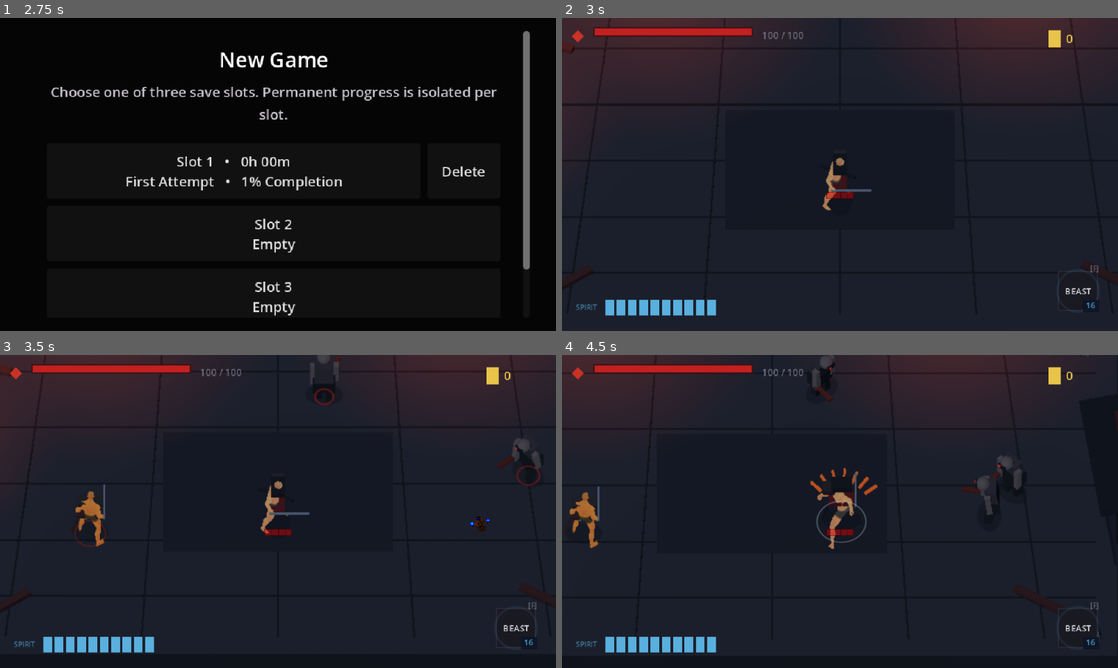
Above: before the commit, frames 1-4 (two rows, left to right).
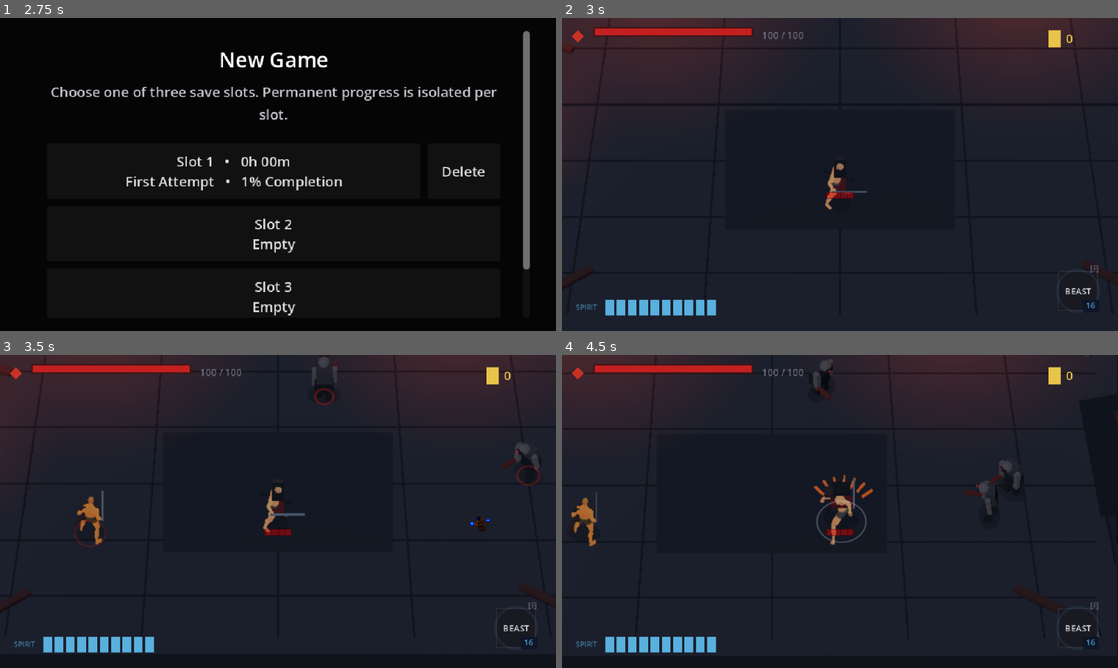
Above: after the commit, the same moments.

Repository: seancl8611/oathbound
Game: Godot game, scene res://TitleScreen/menu.tscn
Same seed, same stepped clock (60 frames per second), same inputs: the game is played once before the commit and once after it. Sound files missing from this copy of the repository are replaced by a short silence.
Inputs (mouse positions are in pixels of both pictures, inside the frame that each line leads up to):
- Up to frame 1 (2.75 s): click "New Game" at 0.5 s; click "Slot 1 • 0h 00m First Attempt…" at 1.25 s; click "Cancel" at 2 s
- Up to frame 2 (3 s): click "Slot 2 Empty" at 2.75 s
- Up to frame 3 (3.5 s): no input
- Up to frame 4 (4.5 s): tap Enter (ui_accept) at 3.5, 3.77 s; move the mouse to (962, 495) at 3.52 s; press the mouse at (962, 495) at 3.53 s; hold D (right) 3.53-4.25 s; release the mouse at (962, 495) at 4.25 s; drag from (728, 527) to (595, 533) at 4.27 s

Frame 1 is identical in both runs. In frame 2, 0.3% of the frame differs, in the area x 46-56%, y 44-62%; in frame 3, 0.8%; in frame 4, 1.1%, in the area x 1-83%, y 0-62%.

Commit message:
Refine V3 framing and harden reconciliation lifetime

Diff:
--- a/game/oathbound/Regions/Hushiro/Presentation3D/HushiroPlanar3DPresentationBridgeV3.gd
+++ b/game/oathbound/Regions/Hushiro/Presentation3D/HushiroPlanar3DPresentationBridgeV3.gd
@@ -15,8 +15,11 @@
 ## - retire orphaned presentation actors safely when their authoritative source is freed.
 
 @export_category("Hybrid illustrated 2.5D")
-@export_range(0.30, 0.60, 0.01) var hybrid_presentation_zoom: float = 0.40
-@export_range(0.55, 1.00, 0.01) var hybrid_actor_scale: float = 0.78
+# The first correct-head V3 run proved that farther framing materially improves readability,
+# but the user still read the arena as too close and the placeholder actors as too large.
+# Make one final controlled framing pass before changing actor-rendering architecture.
+@export_range(0.28, 0.60, 0.01) var hybrid_presentation_zoom: float = 0.35
+@export_range(0.50, 1.00, 0.01) var hybrid_actor_scale: float = 0.68
 @export_range(0.42, 0.65, 0.01) var hybrid_ground_compression: float = 0.50
 @export var hybrid_framing_world_offset := Vector2(0.0, -24.0)
 @export var flatten_actor_shading: bool = true
@@ -34,7 +37,7 @@
 	illustrated_framing_world_offset = hybrid_framing_world_offset
 	actor_ground_lift = 0.06
 	print(
-		"[HushiroPlanar3DV3] revision=3 hybrid_2_5d=true compression=%.2f elevation=%.1fdeg zoom=%.2f actor_scale=%.2f"
+		"[HushiroPlanar3DV3] revision=3 hybrid_2_5d=true compression=%.2f elevation=%.1fdeg zoom=%.2f actor_scale=%.2f framing_iteration=2"
 		% [
 			illustrated_ground_compression,
 			rad_to_deg(asin(illustrated_ground_compression)),
@@ -49,7 +52,7 @@
 	if actor == null or not is_instance_valid(actor):
 		return
 	var visual_value: Variant = _actor_visuals.get(actor.get_instance_id(), null)
-	if visual_value == null or typeof(visual_value) != TYPE_OBJECT or not is_instance_valid(visual_value):
+	if not _is_live_object(visual_value):
 		return
 	if not (visual_value is Node3D):
 		return
@@ -59,6 +62,65 @@
 		_apply_flat_actor_treatment(visual)
 
 
+func _reconcile_actors() -> void:
+	# Do not delegate stale-entry cleanup to the shared V1 bridge. Its historical cleanup
+	# path performs `is Node2D` before proving the Variant still references a live object,
+	# which is exactly the failure exposed by the second V3 manual run. V3 keeps all object
+	# lifetime checks ahead of type checks in both synchronization and reconciliation.
+	var seen: Dictionary = {}
+	for actor: Node2D in _presentation_actors():
+		if actor == null or not is_instance_valid(actor):
+			continue
+		var actor_id := actor.get_instance_id()
+		seen[actor_id] = true
+		var has_visual := _v3_has_valid_actor_visual(actor_id)
+		if not has_visual:
+			_restore_actor_art(actor)
+			_add_actor_visual(actor)
+			has_visual = _v3_has_valid_actor_visual(actor_id)
+
+		if hide_legacy_actor_art and has_visual:
+			_hide_actor_art(actor)
+		else:
+			_restore_actor_art(actor)
+
+	for actor_id: Variant in _actor_visuals.keys():
+		if seen.has(actor_id):
+			continue
+		var visual_value: Variant = _actor_visuals.get(actor_id, null)
+		if not _is_live_object(visual_value):
+			_actor_visuals.erase(actor_id)
+			continue
+		if not (visual_value is Node):
+			_actor_visuals.erase(actor_id)
+			continue
+
+		var visual := visual_value as Node
+		var source_value: Variant = visual.get("source_actor")
+		if _is_live_object(source_value) and source_value is Node2D:
+			_restore_actor_art(source_value as Node2D)
+		visual.queue_free()
+		_actor_visuals.erase(actor_id)
+
+
+func _v3_has_valid_actor_visual(actor_id: Variant) -> bool:
+	if not _actor_visuals.has(actor_id):
+		return false
+	var visual_value: Variant = _actor_visuals.get(actor_id, null)
+	if not _is_live_object(visual_value):
+		_actor_visuals.erase(actor_id)
+		return false
+	if not (visual_value is Node3D):
+		_actor_visuals.erase(actor_id)
+		return false
+	var visual := visual_value as Node3D
+	if _actor_visual_is_ready(visual):
+		return true
+	visual.queue_free()
+	_actor_visuals.erase(actor_id)
+	return false
+
+
 func _sync_actor_visuals(delta: float) -> void:
 	# Lifetime checks deliberately happen before `is` type checks. Godot raises
 	# "Left operand of 'is' is a previously freed instance" when a dead source actor is
@@ -66,7 +128,7 @@
 	# reconciliation pass. Remove that orphan immediately instead of touching the freed ref.
 	for actor_id: Variant in _actor_visuals.keys():
 		var visual_value: Variant = _actor_visuals.get(actor_id, null)
-		if visual_value == null or typeof(visual_value) != TYPE_OBJECT or not is_instance_valid(visual_value):
+		if not _is_live_object(visual_value):
 			_actor_visuals.erase(actor_id)
 			continue
 		if not (visual_value is Node3D):
@@ -75,7 +137,7 @@
 
 		var visual := visual_value as Node3D
 		var source_value: Variant = visual.get("source_actor")
-		if source_value == null or typeof(source_value) != TYPE_OBJECT or not is_instance_valid(source_value):
+		if not _is_live_object(source_value):
 			visual.queue_free()
 			_actor_visuals.erase(actor_id)
 			continue
@@ -97,6 +159,10 @@
 		# body every frame rather than trusting one reconciliation-time visibility write.
 		if hide_legacy_actor_art:
 			_hide_actor_art(source)
+
+
+func _is_live_object(value: Variant) -> bool:
+	return value != null and typeof(value) == TYPE_OBJECT and is_instance_valid(value)
 
 
 func _apply_flat_actor_treatment(node: Node) -> void:
@@ -125,6 +191,7 @@
 	var state := super.get_presentation_state()
 	state["presentation_revision"] = 3
 	state["hybrid_2_5d"] = true
+	state["hybrid_framing_iteration"] = 2
 	state["hybrid_actor_scale"] = hybrid_actor_scale
 	state["hybrid_flat_actor_shading"] = flatten_actor_shading
 	state["hybrid_eight_way_facing"] = quantize_actor_facing
